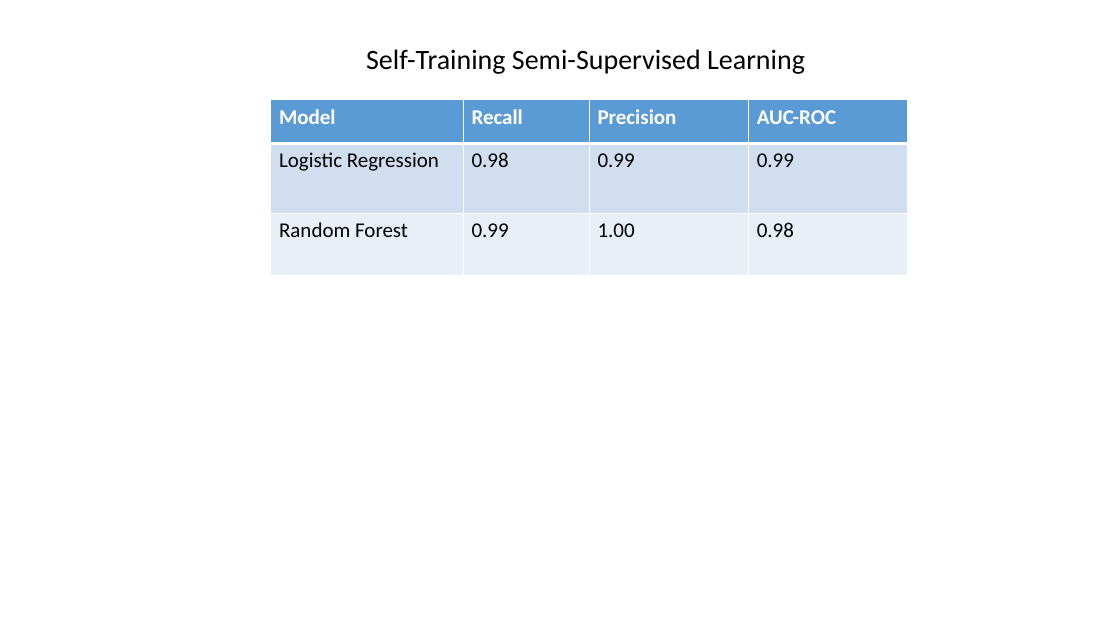
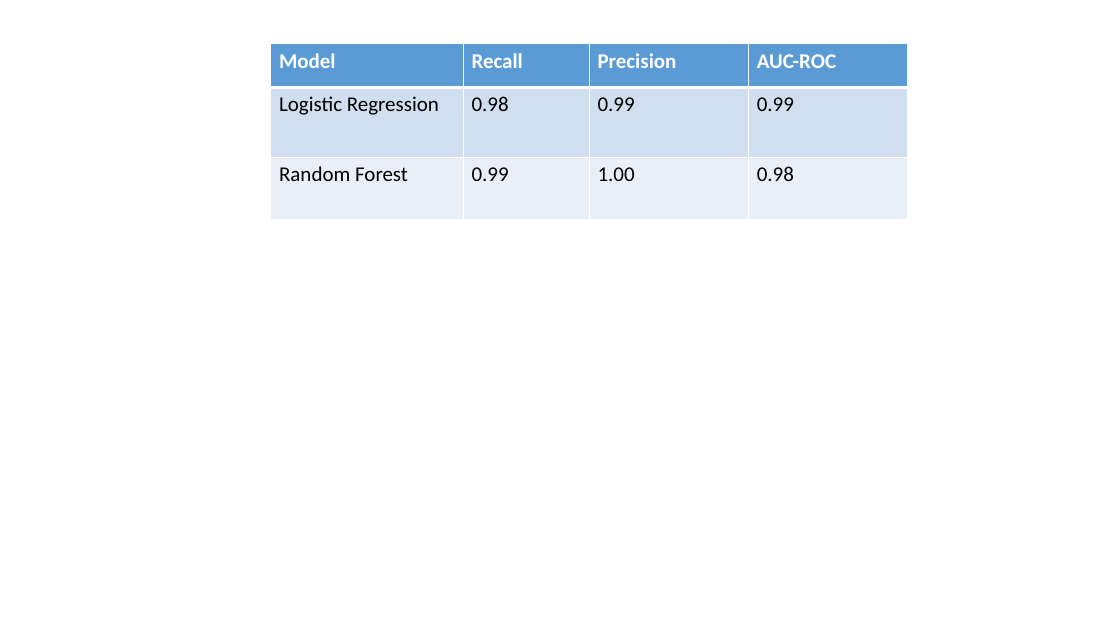
Before and after one commit to Owerre/Anomaly-Detection, a slide deck: slide 2 of Network-intrusion/docs/doc.pptx. Drawn at 1120x630 pixels with LibreOffice and Linux fonts; fonts in the diff are those of the drawing. Boxes give left, top, right and bottom in pixels: in the first picture for what was removed or moved away, otherwise in the second. Text is boxed around its words. In the diff, an @@ line names an element or a change of style, - is before the commit and + after.

```diff
--- a/Network-intrusion/docs/doc.pptx
+++ b/Network-intrusion/docs/doc.pptx
@@ table: place and size @@
-table at [271, 100, 908, 276]
+table at [271, 44, 908, 219]
@@ text removed at [366, 49, 805, 74] @@
-Self-Training Semi-Supervised Learning
```
Also in this commit, not shown: 1 other slide changed, 2 other files.
